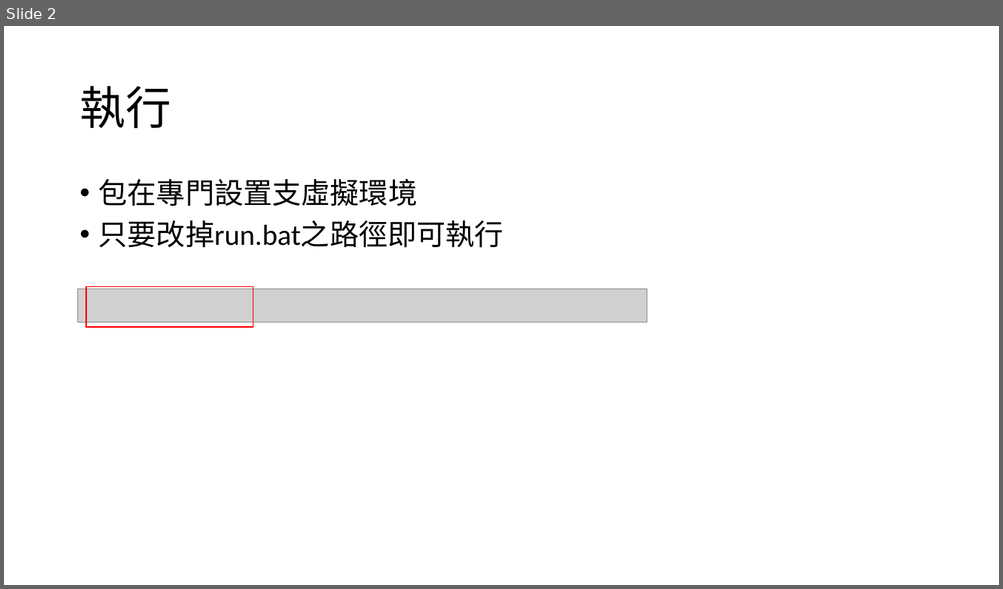
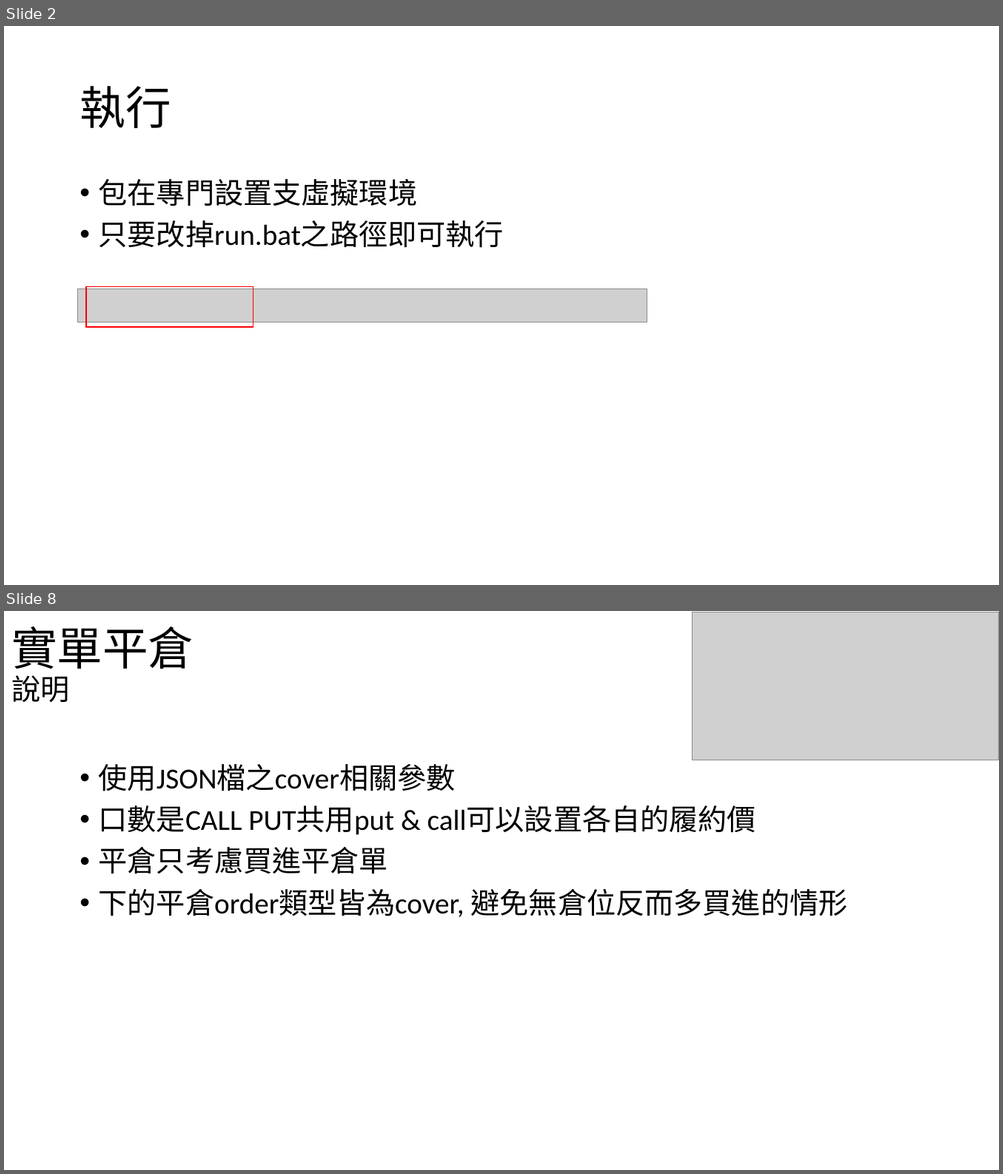
Before and after one commit to youthink0/shioaji-options, a slide deck: 選擇權自動化.pptx. Shown one above the other, each under a label of ours: slide 2 before the commit, slides 2 and 8 after it; the slides between them are not shown. The pictures are 1003x589 and 1003x1174 pixels, drawn with LibreOffice and Linux fonts; fonts in the diff are those of the drawing; grey boxes stand for pictures. Boxes give left, top, right and bottom in pixels: in the first picture for what was removed or moved away, otherwise in the second. Text is boxed around its words. In the diff, an @@ line names an element or a change of style, - is before the commit and + after.

```diff
--- a/選擇權自動化.pptx
+++ b/選擇權自動化.pptx
@@ slide 8 added at bbox=[4, 611, 999, 1170], background #FFFFFF @@
@@ text added at bbox=[11, 627, 193, 703], 44 pt, text #000000 @@
+實單平倉
+說明
@@ picture added at bbox=[692, 612, 999, 760] @@
@@ text added at bbox=[99, 764, 848, 917], 28 pt, text #000000 @@
+• 使用JSON檔之cover相關參數
+• 口數是CALL PUT共用put & call可以設置各自的履約價
+• 平倉只考慮買進平倉單
+• 下的平倉order類型皆為cover, 避免無倉位反而多買進的情形
```
Also in this commit, not shown: 2 slides changed, 8 other slides added, 9 other files.
